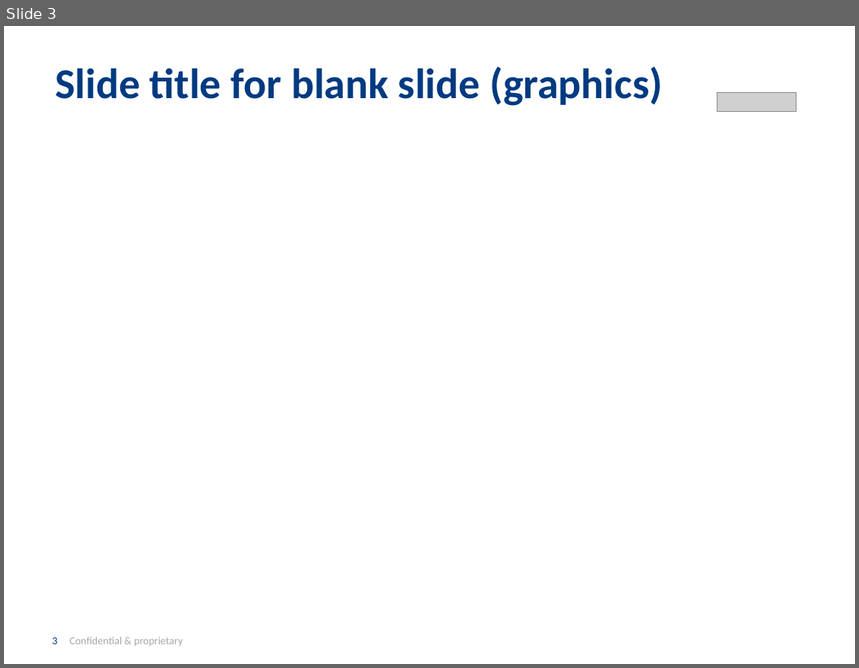
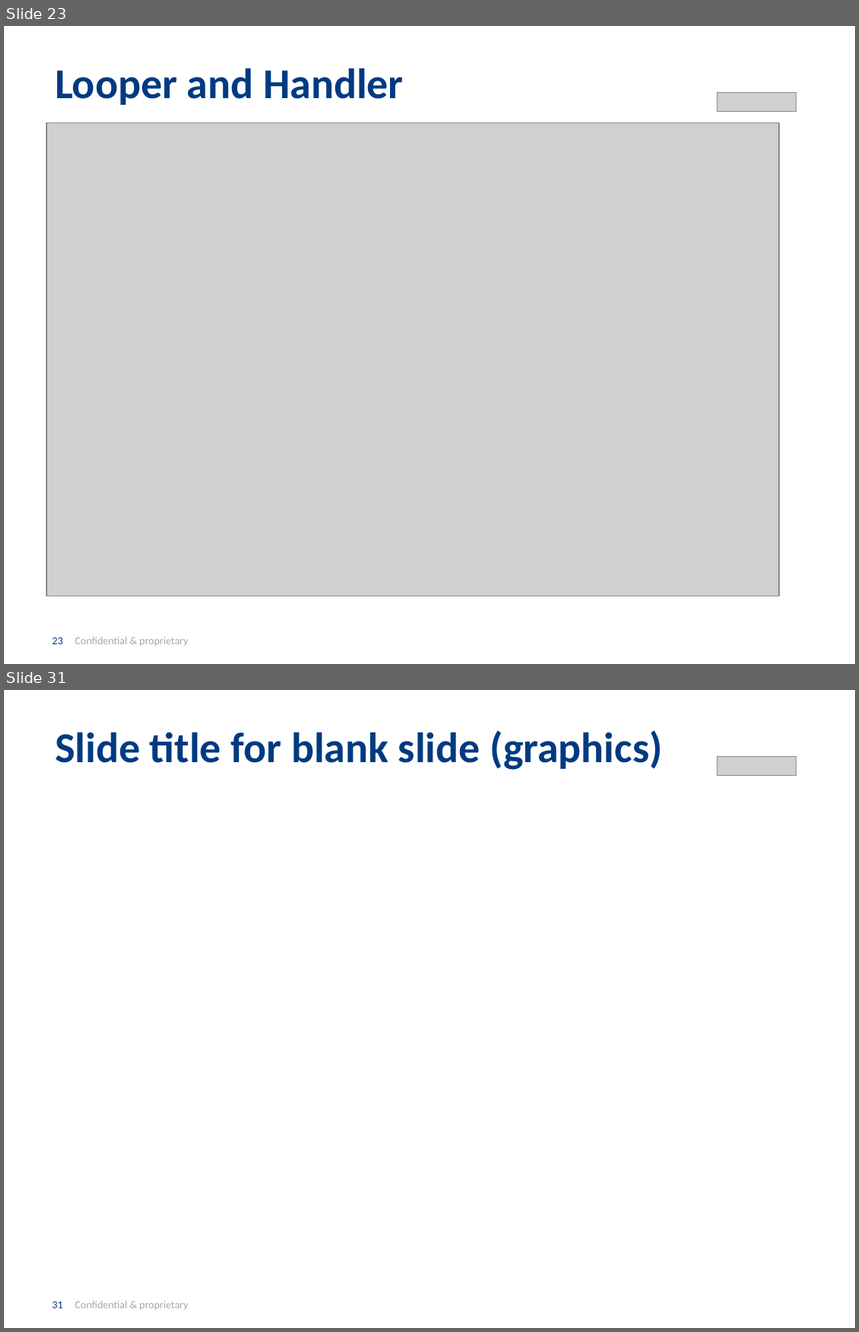
Before and after one commit to INRIX-Iurii-Okhmat/BrownBags, a slide deck: Presentation/Asynchronous Android.pptx. Shown one above the other, each under a label of ours: slide 3 before the commit, slides 23 and 31 after it; the slides between them are not shown. The pictures are 859x668 and 859x1332 pixels, drawn with LibreOffice and Linux fonts; fonts in the diff are those of the drawing; grey boxes stand for pictures; background and template pictures are left out. Boxes give left, top, right and bottom in pixels: in the first picture for what was removed or moved away, otherwise in the second. Text is boxed around its words. In the diff, an @@ line names an element or a change of style, - is before the commit and + after.

Commit message:
Presentation updated with mutithreading, async tasks and handlers. Next: Loaders and services.

```diff
--- a/Presentation/Asynchronous Android.pptx
+++ b/Presentation/Asynchronous Android.pptx
@@ slide 23 added at (x1=4, y1=26, x2=855, y2=664), background #FFFFFF; not listed: 1 template element that a slide beside it also shows @@
@@ title added at (x1=55, y1=68, x2=404, y2=105), 36 pt, text #013A81, bold @@
+Looper and Handler
@@ picture added at (x1=718, y1=92, x2=797, y2=111) @@
@@ picture added at (x1=47, y1=123, x2=779, y2=596) @@
@@ what was slide 3 is now slide 31 @@
@@ page number at (x1=52, y1=1301, x2=188, y2=1310): text changed @@
-3 Confidential & proprietary
+31 Confidential & proprietary
```
Also in this commit, not shown: 27 other slides added.
